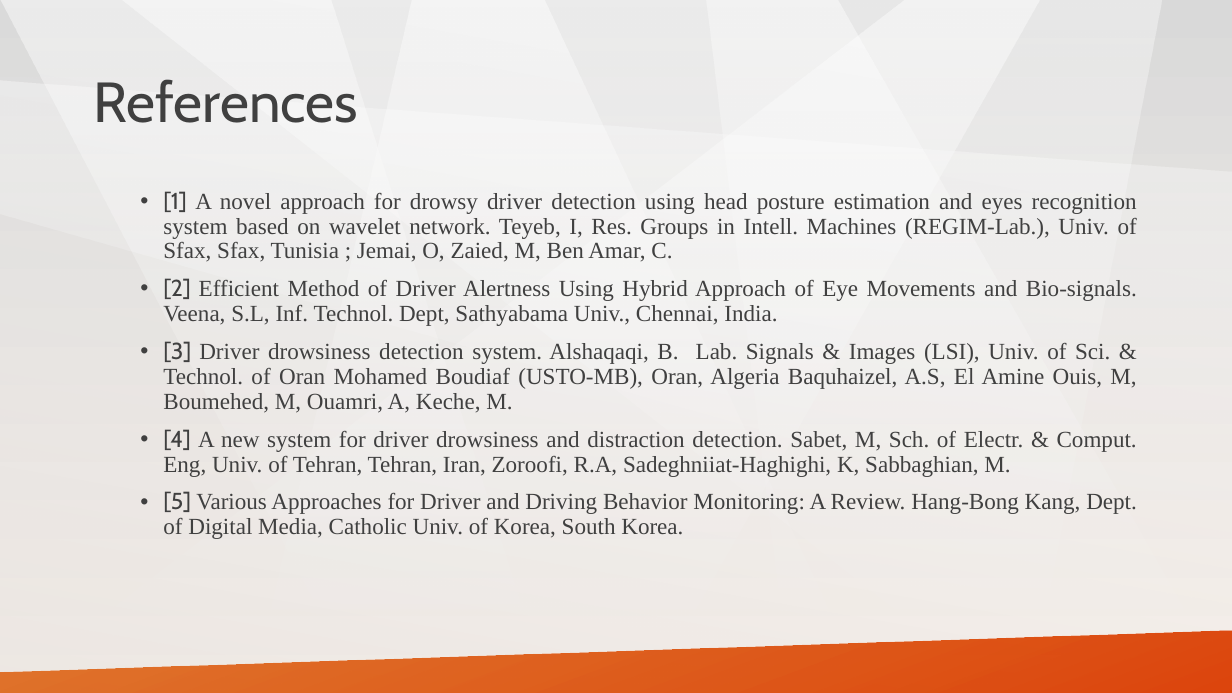
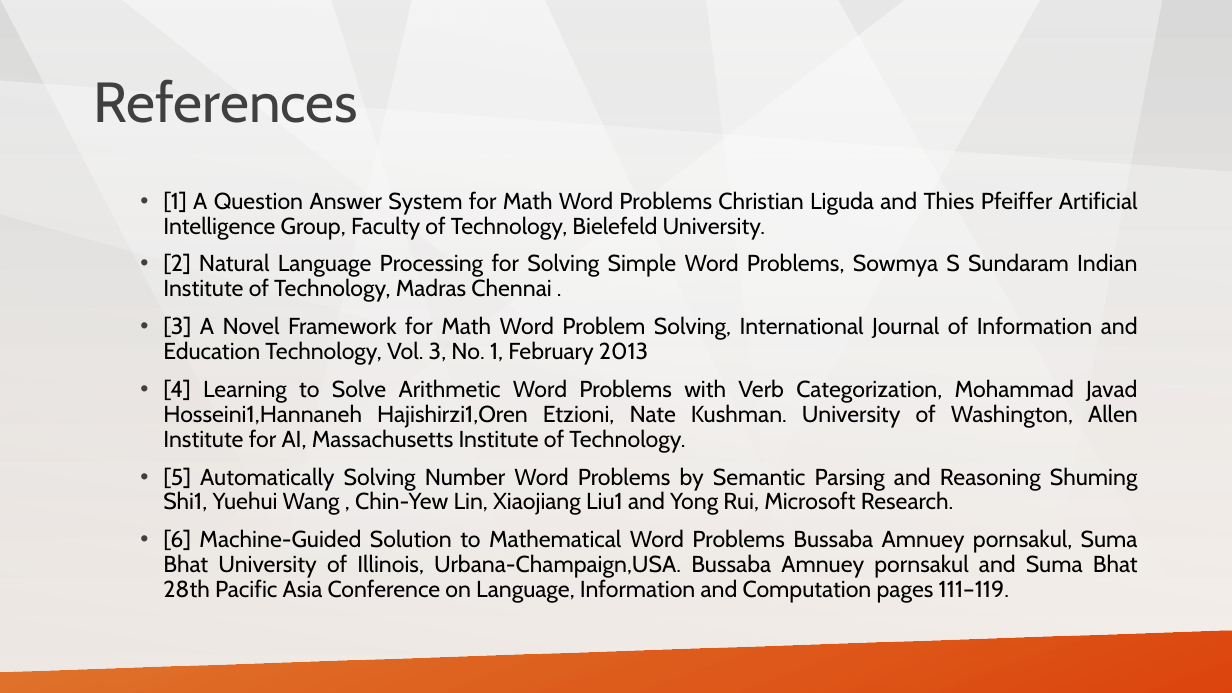
Before and after one commit to tathagatnawadia/Project-YellowPanda, a slide deck: slide 32 of Presentation/project_yellowpanda.pptx (slide 38 before the commit). Drawn at 1232x693 pixels with LibreOffice and Linux fonts; fonts in the diff are those of the drawing. Boxes give left, top, right and bottom in pixels: in the first picture for what was removed or moved away, otherwise in the second. Text is boxed around its words. In the diff, an @@ line names an element or a change of style, - is before the commit and + after.

```diff
--- a/Presentation/project_yellowpanda.pptx
+++ b/Presentation/project_yellowpanda.pptx
@@ text at [163, 191, 1138, 603]: text changed; font Times New Roman to Cabin; text colour #404040 to #000000 @@
-    • [1] A novel approach for drowsy driver detection using head posture estimation and eyes recognition system based on wavelet network. Teyeb, I, Res. Groups in Intell. Machines (REGIM-Lab.), Univ. of Sfax, Sfax, Tunisia ; Jemai, O, Zaied, M, Ben Amar, C.
-    • [2] Efficient Method of Driver Alertness Using Hybrid Approach of Eye Movements and Bio-signals. Veena, S.L, Inf. Technol. Dept, Sathyabama Univ., Chennai, India.
-    • [3] Driver drowsiness detection system. Alshaqaqi, B. Lab. Signals & Images (LSI), Univ. of Sci. & Technol. of Oran Mohamed Boudiaf (USTO-MB), Oran, Algeria Baquhaizel, A.S, El Amine Ouis, M, Boumehed, M, Ouamri, A, Keche, M.
-    • [4] A new system for driver drowsiness and distraction detection. Sabet, M, Sch. of Electr. & Comput. Eng, Univ. of Tehran, Tehran, Iran, Zoroofi, R.A, Sadeghniiat-Haghighi, K, Sabbaghian, M.
-    • [5] Various Approaches for Driver and Driving Behavior Monitoring: A Review. Hang-Bong Kang, Dept. of Digital Media, Catholic Univ. of Korea, South Korea.
+    • [1] A Question Answer System for Math Word Problems Christian Liguda and Thies Pfeiffer Artificial Intelligence Group, Faculty of Technology, Bielefeld University.
+    • [2] Natural Language Processing for Solving Simple Word Problems, Sowmya S Sundaram Indian Institute of Technology, Madras Chennai .
+    • [3] A Novel Framework for Math Word Problem Solving, International Journal of Information and Education Technology, Vol. 3, No. 1, February 2013
+    • [4] Learning to Solve Arithmetic Word Problems with Verb Categorization, Mohammad Javad Hosseini1,Hannaneh Hajishirzi1,Oren Etzioni, Nate Kushman. University of Washington, Allen Institute for AI, Massachusetts Institute of Technology.
+    • [5] Automatically Solving Number Word Problems by Semantic Parsing and Reasoning Shuming Shi1, Yuehui Wang , Chin-Yew Lin, Xiaojiang Liu1 and Yong Rui, Microsoft Research.
+    • [6] Machine-Guided Solution to Mathematical Word Problems Bussaba Amnuey pornsakul, Suma Bhat University of Illinois, Urbana-Champaign,USA. Bussaba Amnuey pornsakul and Suma Bhat 28th Pacific Asia Conference on Language, Information and Computation pages 111–119.
```
Also in this commit, not shown: 5 other slides changed, 4 slides added, 10 slides removed.
